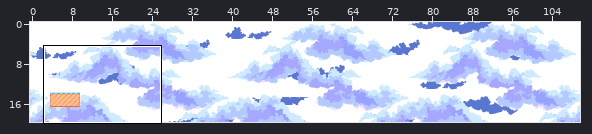
Tiled map: Output/Assets/Maps/Map.tmx. The picture above shows the old version from afar; the outline marks the close-up.
Close-up. As it was:
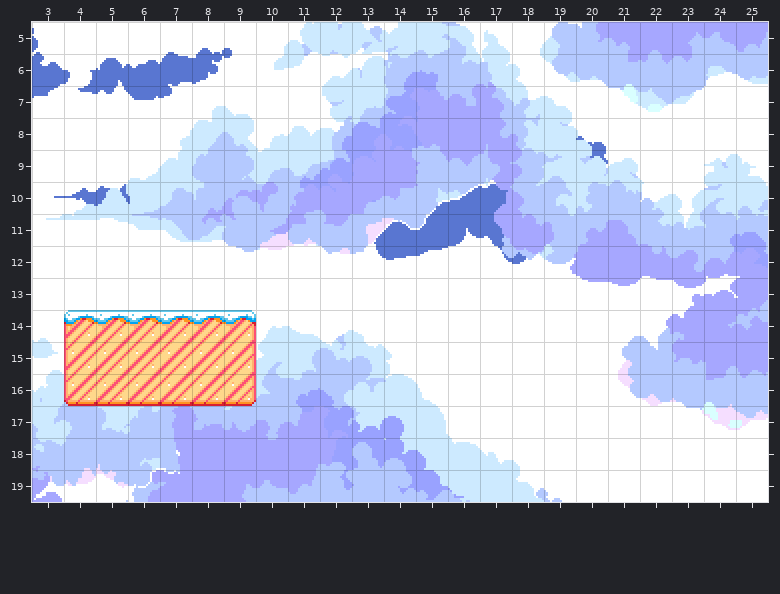
Cells are 16x16 px. Shown: x 3..25, y 5..19.
The same view after the edit:
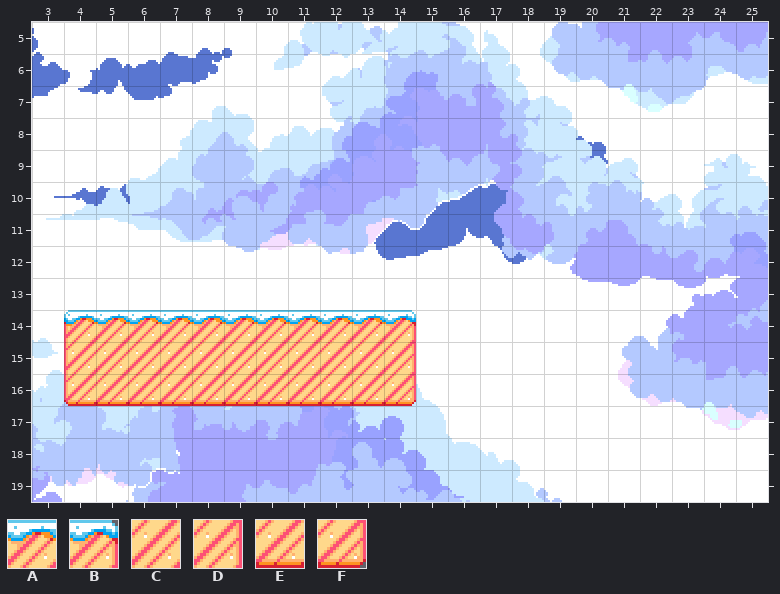
Key: from "tmw_plataforms_sky": A 2, B 3, C 38, D 39, E 74, F 75.
_ is an empty cell.
Edits made:
Layer "Platafroms":
The edit turns tile B into tile A in row 14 at x 9.
There is now tile A in row 14 at x 10 to 13.
There is now tile B in row 14 at x 14.
The edit turns tile D into tile C in row 15 at x 9.
There is now tile C in row 15 at x 10 to 13.
There is now tile D in row 15 at x 14.
The edit turns tile F into tile E in row 16 at x 9.
There is now tile E in row 16 at x 10 to 13.
There is now tile F in row 16 at x 14.
